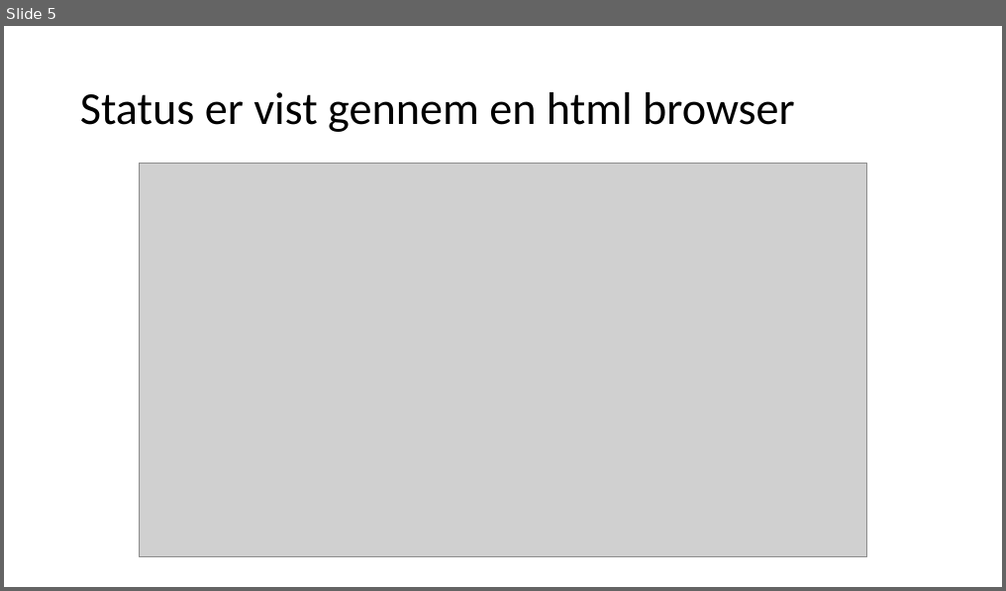
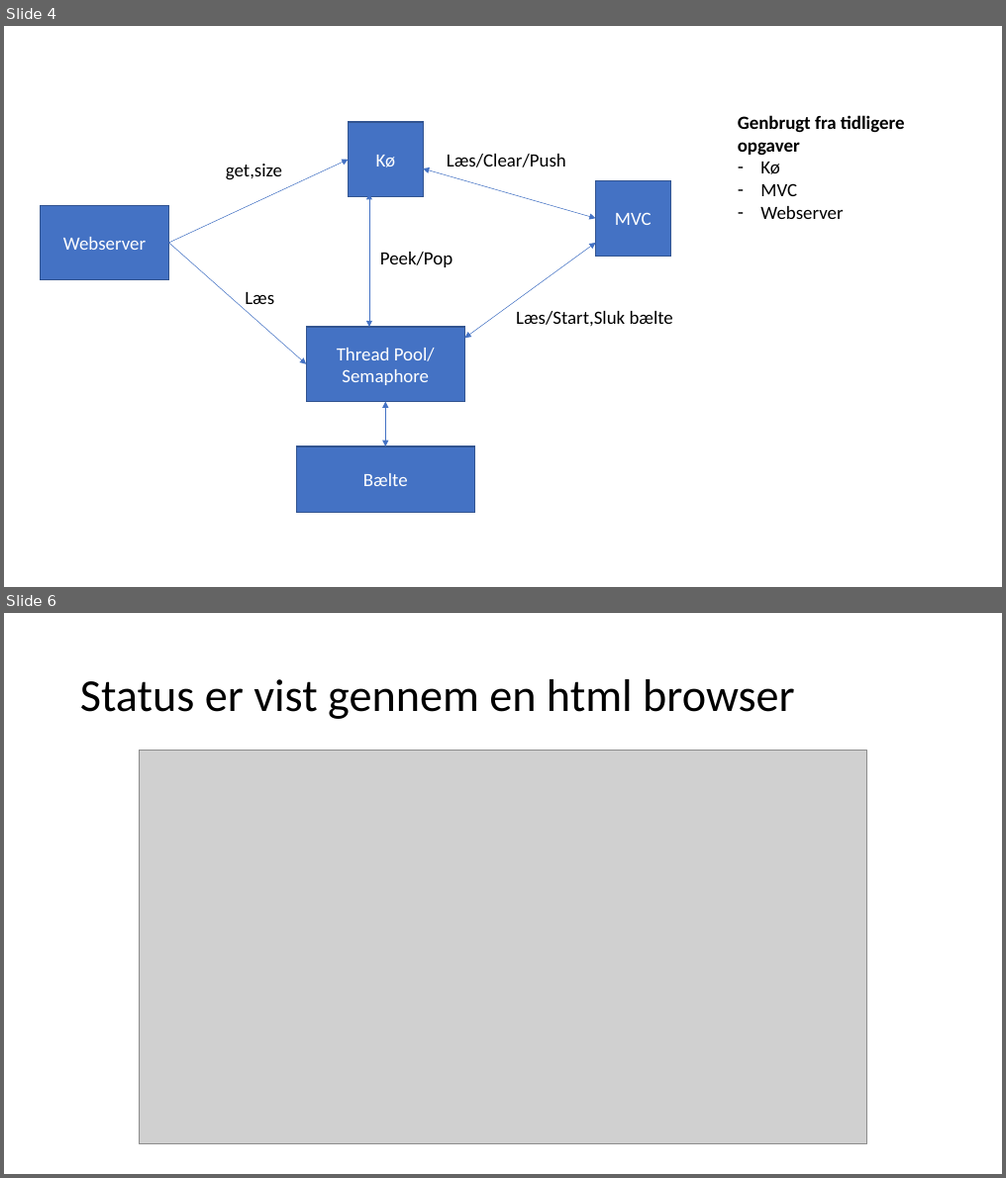
Before and after one commit to mart56p7/carwheel, a slide deck: Damn fast wheels.pptx. Shown one above the other, each under a label of ours: slide 5 before the commit, slides 4 and 6 after it; the slides between them are not shown. The pictures are 1006x591 and 1006x1178 pixels, drawn with LibreOffice and Linux fonts; fonts in the diff are those of the drawing; grey boxes stand for pictures. Boxes give left, top, right and bottom in pixels: in the first picture for what was removed or moved away, otherwise in the second. Text is boxed around its words. In the diff, an @@ line names an element or a change of style, - is before the commit and + after.

```diff
--- a/Damn fast wheels.pptx
+++ b/Damn fast wheels.pptx
@@ slide 4 added at (4, 26, 1002, 587), background #FFFFFF @@
@@ rectangle added at (349, 122, 423, 196), fill #4472C4, outline #325491 1 pt, 18 pt, text #FFFFFF @@
+Kø
@@ text added at (738, 115, 905, 219), 18 pt, text #000000, bold @@
+Genbrugt fra tidligere opgaver
+– Kø
+– MVC
+– Webserver
@@ arrow added from (168, 243) to (349, 160), #4472C4 0.5 pt @@
@@ text added at (226, 164, 282, 180), 18 pt, text #000000 @@
+get,size
@@ double arrow added from (596, 218) to (423, 169), #4472C4 0.5 pt @@
@@ text added at (447, 154, 566, 168), 18 pt, text #000000 @@
+Læs/Clear/Push
@@ double arrow added from (369, 193) to (369, 327), #4472C4 0.5 pt @@
@@ rectangle added at (596, 181, 671, 256), fill #4472C4, outline #325491 1 pt, 18 pt, text #FFFFFF @@
+MVC
@@ rectangle added at (40, 205, 168, 280), fill #4472C4, outline #325491 1 pt, 18 pt, text #FFFFFF @@
+Webserver
@@ arrow added from (168, 243) to (307, 365), #4472C4 0.5 pt @@
@@ text added at (380, 252, 452, 268), 18 pt, text #000000 @@
+Peek/Pop
@@ double arrow added from (596, 243) to (465, 338), #4472C4 0.5 pt @@
@@ text added at (245, 292, 274, 310), 18 pt, text #000000 @@
+Læs
@@ text added at (516, 311, 673, 326), 18 pt, text #000000 @@
+Læs/Start,Sluk bælte
@@ rectangle added at (307, 327, 465, 402), fill #4472C4, outline #325491 1 pt, 18 pt, text #FFFFFF @@
+Thread Pool/
+Semaphore
@@ double arrow added from (386, 402) to (386, 447), #4472C4 0.5 pt @@
@@ rectangle added at (297, 447, 475, 513), fill #4472C4, outline #325491 1 pt, 18 pt, text #FFFFFF @@
+Bælte
@@ what was slide 5 is now slide 6 @@
```
Also in this commit, not shown: 1 slide changed, 1 other slide added, 1 slide removed, 7 other files.
